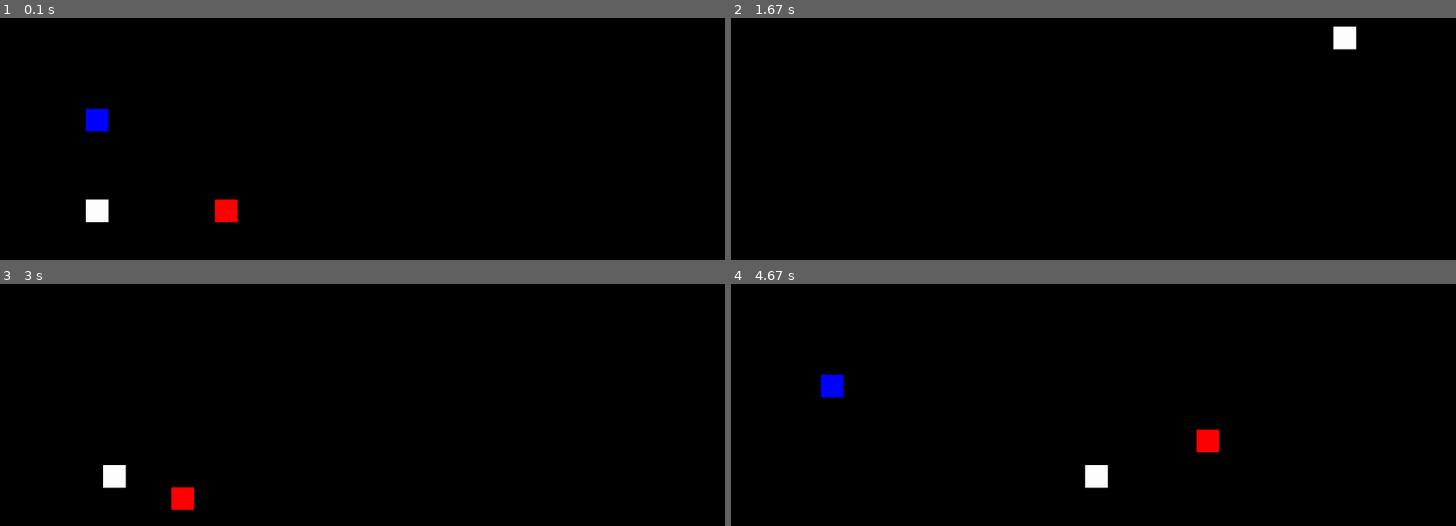
Above: before the commit, frames 1-4 (two rows, left to right).
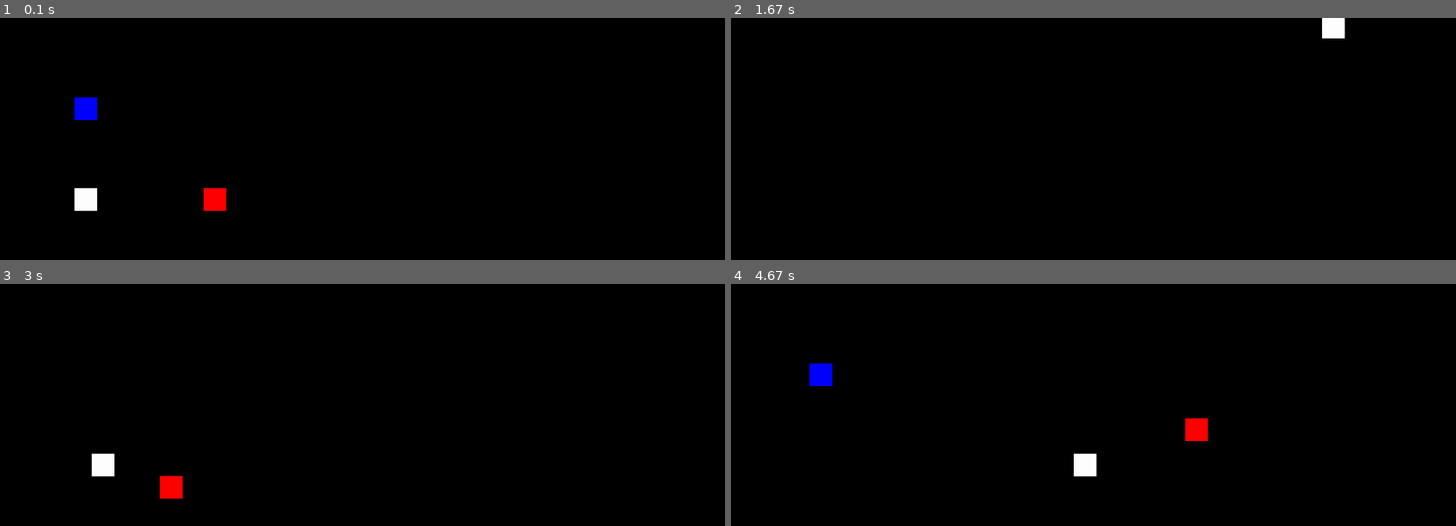
Above: after the commit, the same moments.

Repository: Med1v/pygameECSengine
Game: pygame game, started from main.py
Same seed, same stepped clock (60 frames per second), same inputs: the game is played once before the commit and once after it.
Inputs:
- Up to frame 1 (0.1 s): no input
- Up to frame 2 (1.67 s): hold Right 0.33-0.8 s; hold Up 0.83-1.13 s; hold W 0.83-1.13 s; hold Right 1.17-1.63 s; hold D 1.17-1.63 s
- Up to frame 3 (3 s): hold Left 1.67-2.2 s; hold A 1.67-2.2 s; hold Down 2.23-2.53 s; hold S 2.23-2.53 s; hold Left 2.57-2.97 s; hold A 2.57-2.97 s
- Up to frame 4 (4.67 s): hold Up 3-3.37 s; hold W 3-3.37 s; hold Right 3.4-4.03 s; hold D 3.4-4.03 s; hold Down 4.07-4.43 s; hold S 4.07-4.43 s; hold Left from 4.47 s (still down); hold A from 4.47 s (still down)

The runs differ from the first frame. In frame 1, 1.4% of the frame differs, in the area x 10-33%, y 32-85%; in frame 2, 0.4%; in frame 3, 1.0%; in frame 4, 1.4%, in the area x 10-68%, y 32-85%.

Commit message:
refactor

Diff:
--- a/components.py
+++ b/components.py
@@ -57,7 +57,7 @@
         self.direction = [0, 0, 0, 0]
 
 
-class Rectangle(Component):
+class Square(Component):
     def __init__(self, color, size):
         super().__init__([RenderSystem])
         self.color = color
--- a/entity.py
+++ b/entity.py
@@ -36,7 +36,7 @@
     player1.addComponent(Transform(200, 200))
     # friction, power, weight, maxspeed, speedx=0, speedy=0
     player1.addComponent(InertiaMovement(PLAYER_FRICTION, 30, 25, 10))
-    player1.addComponent(Rectangle(BLUE, 50))
+    player1.addComponent(Square(BLUE, 50))
 
     elist.append(player1)
 
@@ -54,14 +54,15 @@
     # player2.addComponent(BasicMovement(5))
     # friction, power, weight, maxspeed, speedx=0, speedy=0
     player2.addComponent(InertiaMovement(PLAYER_FRICTION, 30, 25, 10))
-    player2.addComponent(Rectangle(WHITE, 50))
+    player2.addComponent(Square(WHITE, 50))
 
     elist.append(player2)
 
     bot1 = Entity('bot1', mng)
     bot1.addComponent(ChaseBotCtrl())
     bot1.addComponent(Transform(500, 400))
+    # bot1.addComponent(BasicMovement(5))
     bot1.addComponent(InertiaMovement(PLAYER_FRICTION*2, 30, 150, 10))
-    bot1.addComponent(Rectangle(RED, 50))
+    bot1.addComponent(Square(RED, 50))
 
     return elist
--- a/systems.py
+++ b/systems.py
@@ -128,6 +128,16 @@
         xdif = bot_pos.x - pl_pos.x
         ydif = bot_pos.y - pl_pos.y
 
+        # less precise, more human and yet awkward behaviour
+        # getabs = lambda n, m: abs(n) if m == 0 else abs(n/m) # division by 0 handling
+        # c.direction = [
+        #     1 if self.sign(ydif) > 0 and getabs(ydif, xdif) > 0.5 else 0,  # up
+        #     1 if self.sign(xdif) < 0 and getabs(xdif, ydif) > 0.5 else 0,  # right
+        #     1 if self.sign(ydif) < 0 and getabs(ydif, xdif) > 0.5 else 0,  # down
+        #     1 if self.sign(xdif) > 0 and getabs(xdif, ydif) > 0.5 else 0  # left
+        # ]
+
+        # precise bot-like behaviour
         c.direction = [
             1 if self.sign(ydif) > 0 else 0,  # up
             1 if self.sign(xdif) < 0 else 0,  # right
@@ -145,8 +155,8 @@
     def __init__(self, pg):
         super().__init__(pg)
 
-    def playerMovement(self, pos, c):
-        direction = c.e.cmp_dict[self.cmps.PlayerCtrl].direction
+    def playerMovement(self, ctrl, pos, c):
+        direction = c.e.cmp_dict[ctrl].direction
         if direction[0] == 1:
             pos.y -= c.speed
         if direction[1] == 1:
@@ -168,16 +178,6 @@
         pass
 
     def inertiaUpdate(self, pos, c):
-        # friction absolute
-        # fr_change = c.friction/c.weight
-
-        # # if for making so friction applies only to net 0 axis
-        # fr_speedx = self.sign(c.speedx)*fr_change if (c.forces[1] - c.forces[3]) == 0 else 0
-        # fr_speedy = self.sign(c.speedy)*fr_change if (c.forces[2] - c.forces[0]) == 0 else 0
-
-        # c.speedx -= fr_speedx if (abs(fr_speedx) < abs(c.speedx)) else c.speedx
-        # c.speedy -= fr_speedy if (abs(fr_speedy) < abs(c.speedy)) else c.speedy
-
         # friction force
         for cp in self.ctrl_list:
             try: ctrl = c.e.cmp_dict[cp]
@@ -231,8 +231,9 @@
             for c in cmp_dict[self.cmps.BasicMovement]:
                 pos = self.getPos(c)
                 if pos is None: continue
-                if self.cmps.PlayerCtrl in c.e.cmp_dict:
-                    self.playerMovement(pos, c)
+                for ctrl in self.ctrl_list:
+                    if ctrl in c.e.cmp_dict:
+                        self.playerMovement(ctrl, pos, c)
 
         if self.cmps.InertiaMovement in cmp_dict:
             for c in cmp_dict[self.cmps.InertiaMovement]:
@@ -264,13 +265,12 @@
         # clear frame with background color
         self.screen.fill(BLACK)
 
-        for _, comp_list in cmp_dict.items():
-            for obj in comp_list:
-                # no Transform - no render
-                try: pos = obj.e.cmp_dict[self.cmps.Transform]
-                except KeyError: continue
-                # render here
-                obj.render_shape(self.screen, pos.x, pos.y)
+        for c in cmp_dict[self.cmps.Square]:
+            # no Transform - no render
+            try: pos = c.e.cmp_dict[self.cmps.Transform]
+            except KeyError: continue
+            # render here
+            c.render_shape(self.screen, pos.x - c.size/2, pos.y - c.size/2)
 
         self.pg.display.flip()
         return 1
